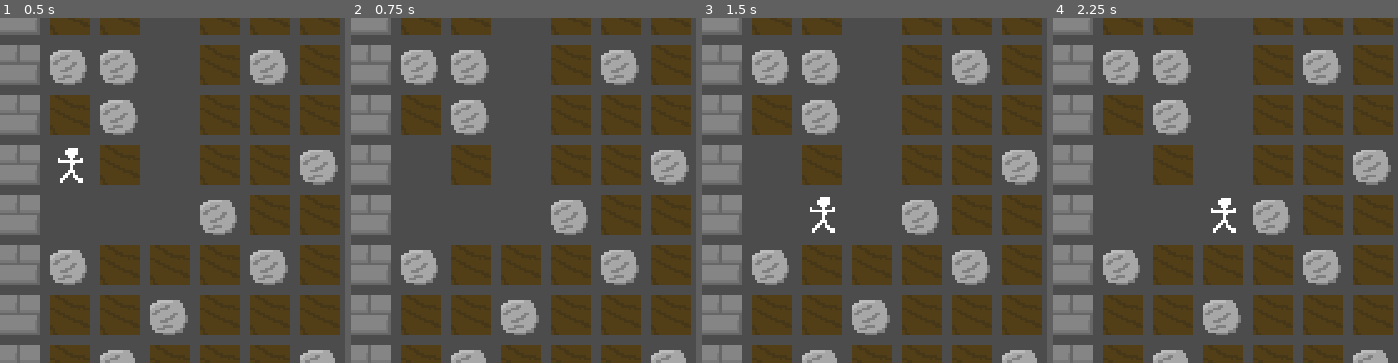
Above: before the commit, frames 1-4 (left to right).
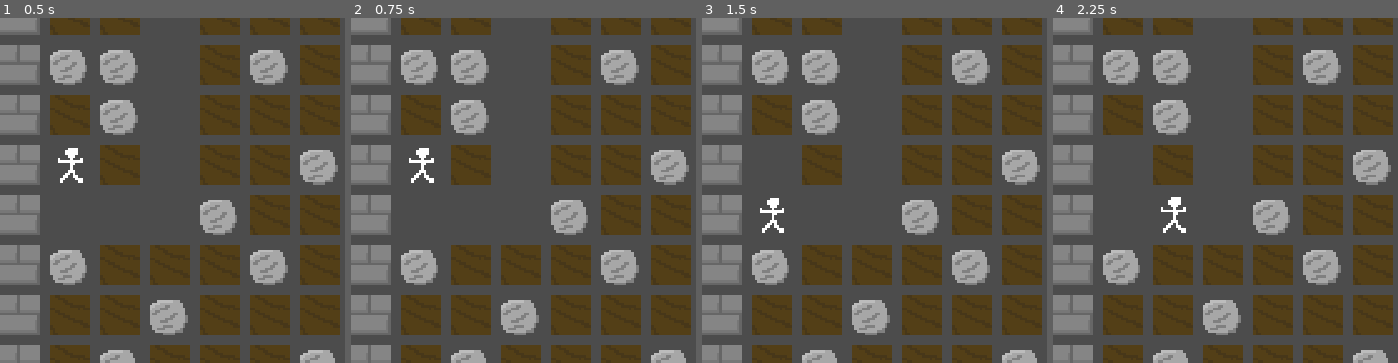
Above: after the commit, the same moments.

Repository: archfan7411/LD46
Game: Godot game, scene res://Level.tscn
Two runs of this game, one before a commit and one after it. Both use one fixed random seed, a clock stepped at 60 frames per second and the inputs below. The project has no main scene, so this scene is started directly.
Inputs:
- Up to frame 1 (0.5 s): no input
- Up to frame 2 (0.75 s): tap Enter at 0.5 s; hold D (right) from 0.53 s (still down); tap Ctrl (dig) at 0.6 s
- Up to frame 3 (1.5 s): tap Space at 1.25 s; release D (right) at 1.28 s; hold S (down) from 1.28 s (still down); tap Ctrl (dig) at 1.35 s
- Up to frame 4 (2.25 s): tap Enter at 2 s; release S (down) at 2.03 s; hold D (right) from 2.03 s (still down); tap Ctrl (dig) at 2.1 s
The pictures show only the part of the screen within x 0-50%, y 18-68%; the shares and areas given below are measured in that part.

Frame 1 is identical in both runs. In frame 2, 0.3% of the frame differs, in the area x 16-25%, y 37-48%; in frame 3, 0.5%; in frame 4, 0.6%, in the area x 31-54%, y 51-63%.

Commit message:
Fix bug in map generation; tiles were being left out on rows containing player and enemy.

Diff:
--- a/Level.gd
+++ b/Level.gd
@@ -34,8 +34,10 @@
 			var new_instance = map_desc[tile_str].instance()
 			if new_instance.type == "Player":
 				player = new_instance
+				row.append(map_desc[" "].instance())
 			elif new_instance.type == "Enemy":
 				enemy = new_instance
+				row.append(map_desc[" "].instance())
 			else:
 				row.append(new_instance)
 			new_instance.global_position = Vector2(x * SPACE, y * SPACE)
